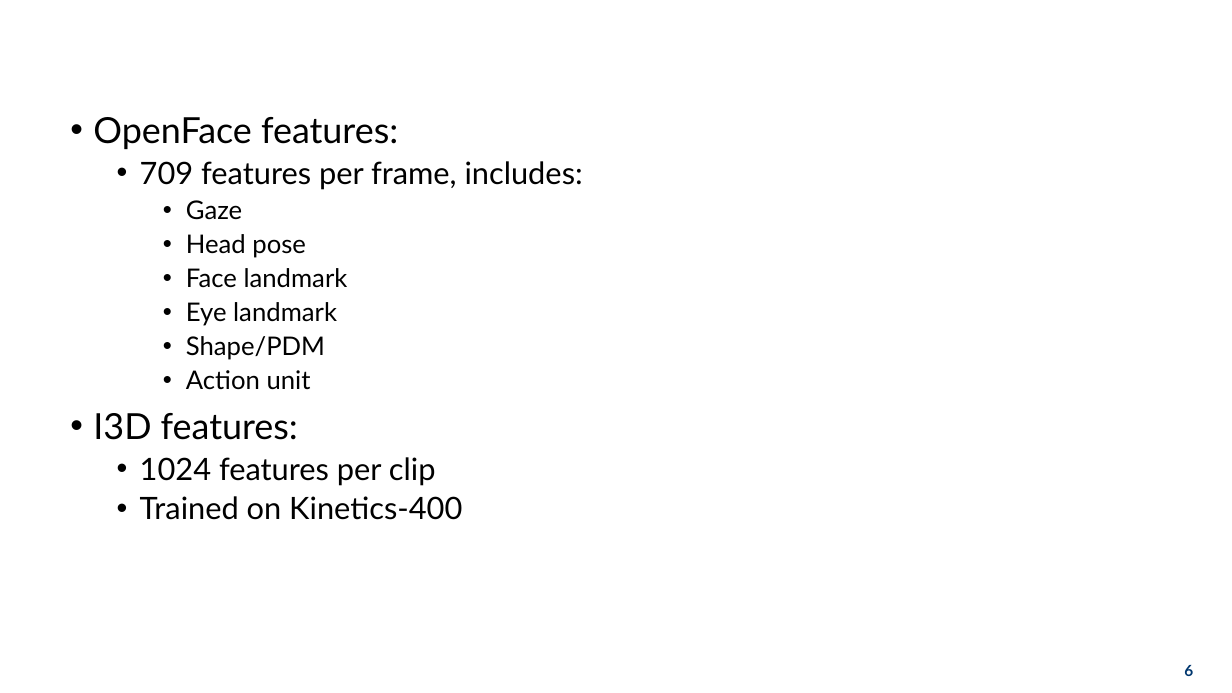
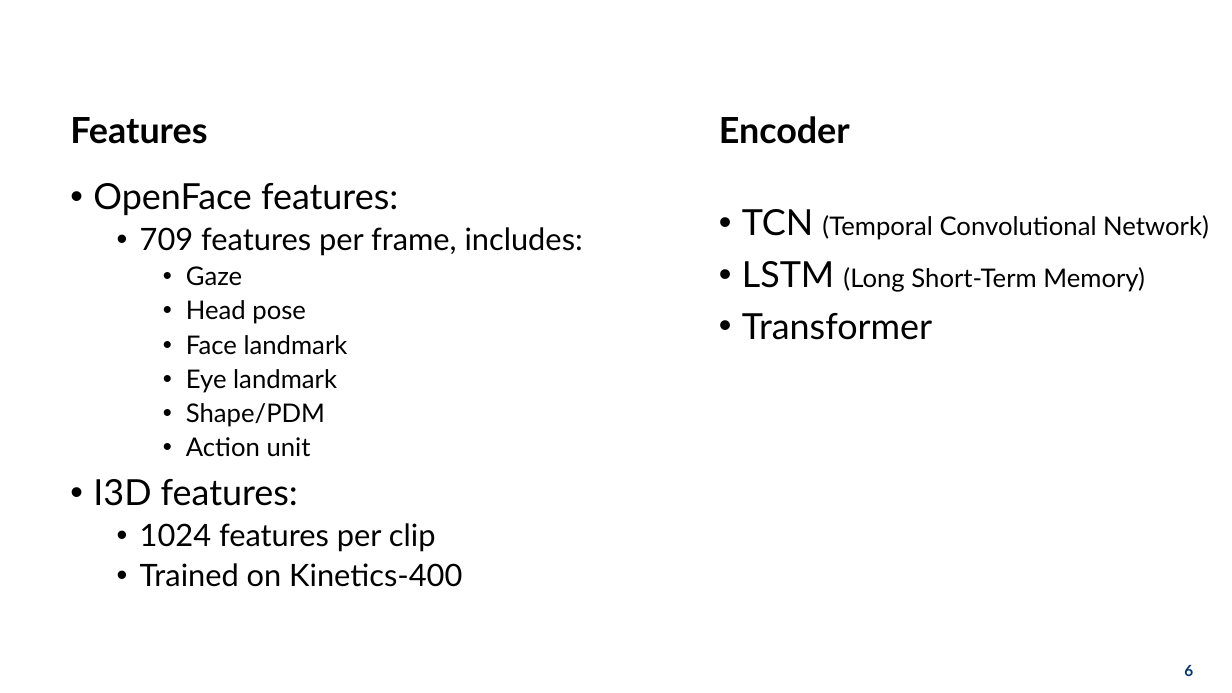
Before and after one commit to hoa2004st/CNN-in-CMOSE, a slide deck: slide 6 of documents/presentation/thesis.pptx. Drawn at 1232x693 pixels with LibreOffice and Linux fonts; fonts in the diff are those of the drawing; background and template pictures are left out. Boxes give left, top, right and bottom in pixels: in the first picture for what was removed or moved away, otherwise in the second. Text is boxed around its words. In the diff, an @@ line names an element or a change of style, - is before the commit and + after.

```diff
--- a/documents/presentation/thesis.pptx
+++ b/documents/presentation/thesis.pptx
@@ text added at box(70, 117, 207, 144), 28 pt, text #000000, bold @@
+Features
@@ text added at box(719, 116, 850, 144), 28 pt, text #000000, bold @@
+Encoder
@@ text "OpenFace features:": place and size @@
-text "OpenFace features:" at box(93, 117, 583, 520)
+text "OpenFace features:" at box(93, 183, 583, 587)
@@ text added at box(742, 209, 1209, 340), 20 pt, text #000000 @@
+• TCN (Temporal Convolutional Network)
+• LSTM (Long Short-Term Memory)
+• Transformer
```
Also in this commit, not shown: 2 other slides changed, 11 slides added, 10 slides removed, 34 other files.
